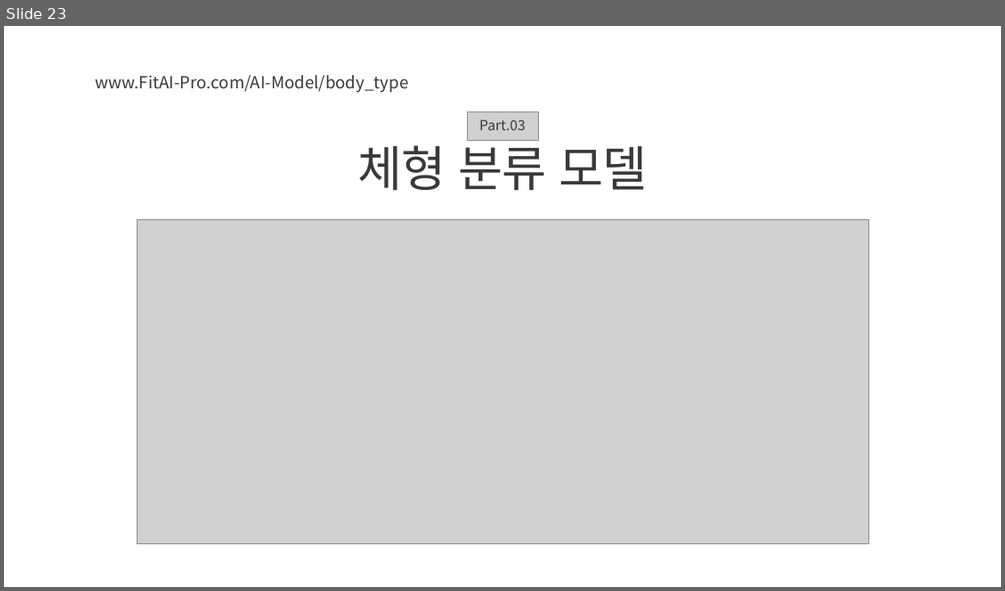
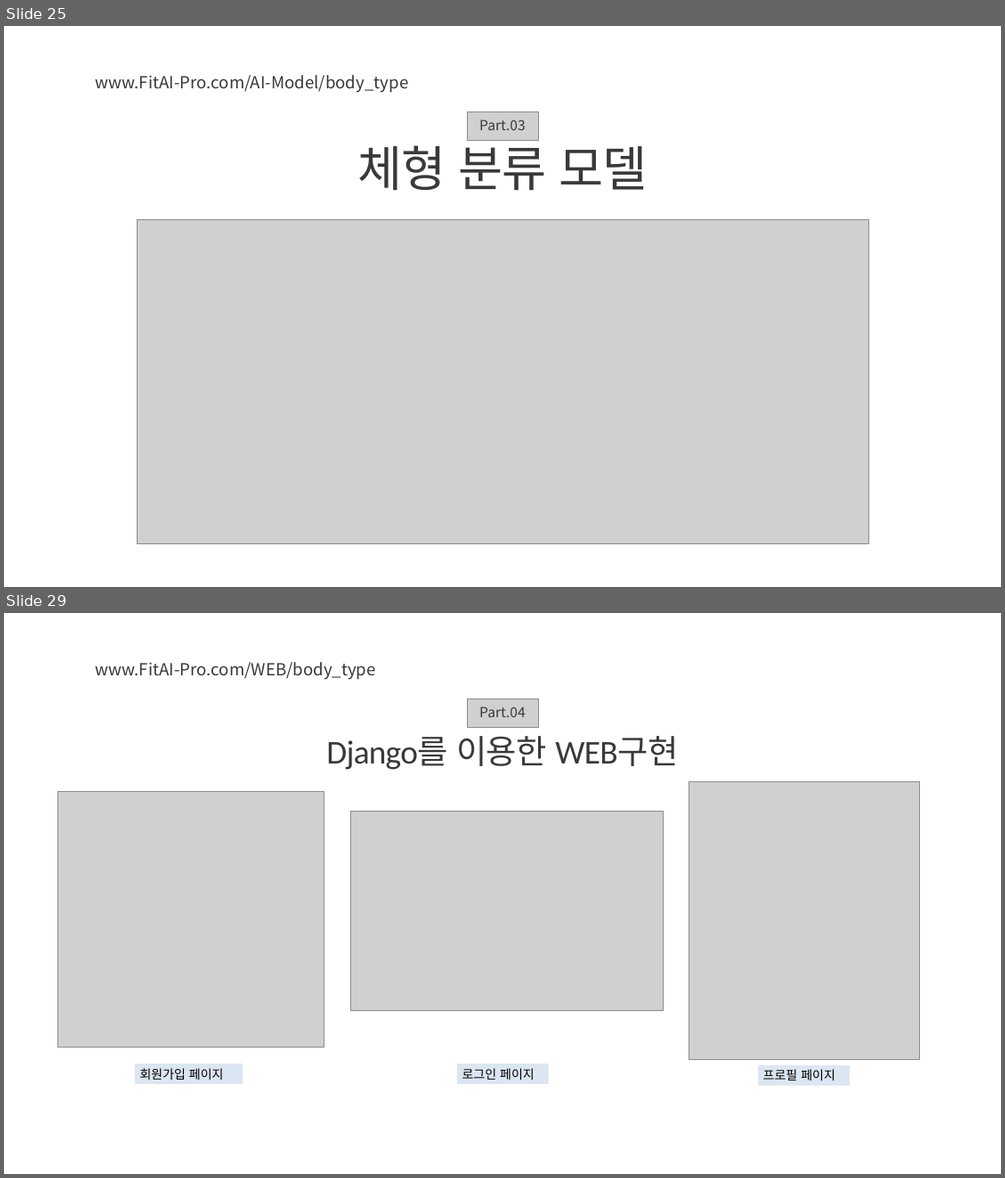
Before and after one commit to ssoom98/FitAI_Pro, a slide deck: ppt/FitAI-Pro_CSM.pptx. Shown one above the other, each under a label of ours: slide 23 before the commit, slides 25 and 29 after it; the slides between them are not shown. The pictures are 1005x591 and 1005x1178 pixels, drawn with LibreOffice and Linux fonts; fonts in the diff are those of the drawing; grey boxes stand for pictures; background and template pictures are left out. Boxes give left, top, right and bottom in pixels: in the first picture for what was removed or moved away, otherwise in the second. Text is boxed around its words. In the diff, an @@ line names an element or a change of style, - is before the commit and + after.

```diff
--- a/ppt/FitAI-Pro_CSM.pptx
+++ b/ppt/FitAI-Pro_CSM.pptx
@@ slide 29 added at <box>4,613,1001,1174</box>, background picture (left out) @@
@@ text added at <box>96,662,376,680</box>, 24 pt, text #393939 @@
+www.FitAI-Pro.com/WEB/body_type
@@ picture added at <box>467,698,538,727</box> @@
@@ text added at <box>479,706,526,717</box>, 20 pt, text #393939 @@
+Part.04
@@ text added at <box>326,736,678,770</box>, 48 pt, text #393939 @@
+Django를 이용한 WEB구현
@@ picture added at <box>57,791,324,1047</box> @@
@@ picture added at <box>688,781,919,1059</box> @@
@@ picture added at <box>351,811,663,1010</box> @@
@@ rectangle added at <box>135,1063,243,1084</box>, fill #DCE6F2, 18 pt, text #000000 @@
+회원가입 페이지
@@ rectangle added at <box>457,1063,549,1084</box>, fill #DCE6F2, 18 pt, text #000000 @@
+로그인 페이지
@@ rectangle added at <box>758,1065,850,1085</box>, fill #DCE6F2, 18 pt, text #000000 @@
+프로필 페이지
@@ what was slide 23 is now slide 25 @@
```
Also in this commit, not shown: 9 slides changed, 7 other slides added, 1 slide removed, 9 other files.
